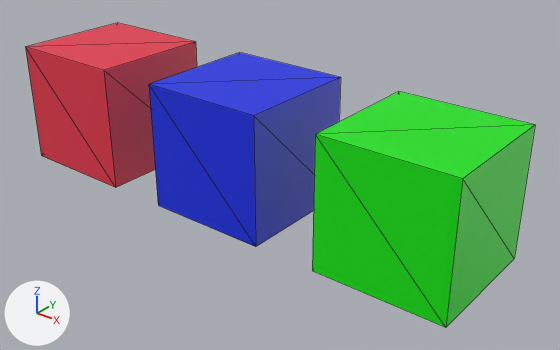
Renders of the glTF model assets/models/cube.glb from each side of a commit.
Camera for both pictures: a camera (50 mm lens) standing at (5.1, -4.1, 2.37) and looking at (1.76, 0.07, -0.22). Every picture has the same lights, and +X, +Y and +Z are marked at lower left. Mesh edges are drawn as thin lines. Where no turn or scale is listed for an object, it has been applied to the vertices. Vertices at the same position are counted once.

In view in the first picture: 'CubeBlue', 'CubeGreen', 'CubeRed'.
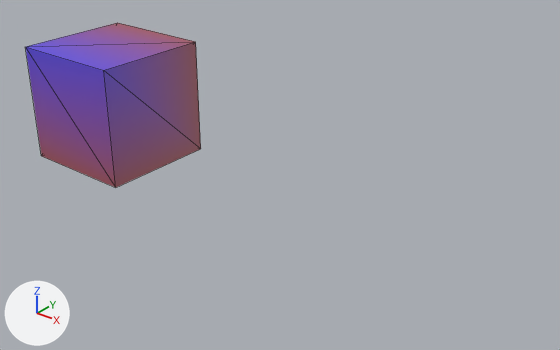
The change, as JSON lines over the scene's bpy script:
```json
{"block": "mat_material_001", "where": "n0 = _N.new('ShaderNodeBsdfPrincipled'); n0.name = 'Principled BSDF'"}
{"op": "remove", "block": "mat_material_001", "code": "n0.inputs[0].default_value = (0.00634, 0.0273, 0.8, 1.0)  # 'Base Color', blue #132ee7"}
{"op": "add", "block": "mat_material_001", "code": "n2 = _N.new('ShaderNodeVertexColor'); n2.name = 'Color Attribute'"}
{"op": "add", "block": "mat_material_001", "code": "_L.new(n2.outputs[0], n0.inputs[0])  # 'Color' to 'Base Color'"}
{"block": "me_cube", "where": "me_cube.from_pydata(...)  # 8 vertices, 12 faces; spans x -0.5..0.5, y -0.5..0.5, z -0.5..0.5"}
{"block": "me_cube", "where": "# used by ob_cubered; location = (0.0, 0.0, 0.0)"}
{"block": "me_cube", "change": "me_cube part 1: 12 faces spanning x -0.5..0.5, y -0.5..0.5, z -0.5..0.5 switch from mat_material (red #e7344b) to mat_material_001"}
{"op": "remove", "block": "ob_cubeblue", "code": ["ob_cubeblue = bpy.data.objects.new('CubeBlue', me_cube_001)", "ob_cubeblue.location = (1.5, 0.0, 0.0)"]}
{"op": "remove", "block": "ob_cubegreen", "code": ["ob_cubegreen = bpy.data.objects.new('CubeGreen', me_cube_002)", "ob_cubegreen.location = (3.0, 0.0, 0.0)"]}
```

Boxes (x1, y1, x2, y2) around the edits, measured in the pictures (560 x 350 px):
```json
{"object": "CubeGreen", "change": "deleted", "before": [312, 91, 535, 328]}
{"object": "CubeBlue", "change": "deleted", "before": [149, 53, 341, 247], "on screen": "blue"}
{"object": "CubeRed", "change": "recoloured, surface changed", "before": [26, 23, 201, 187], "after": [26, 23, 201, 187]}
{"part": 1, "of": "me_cube", "change": "recoloured", "before": [26, 23, 197, 187], "after": [26, 23, 197, 187]}
```
